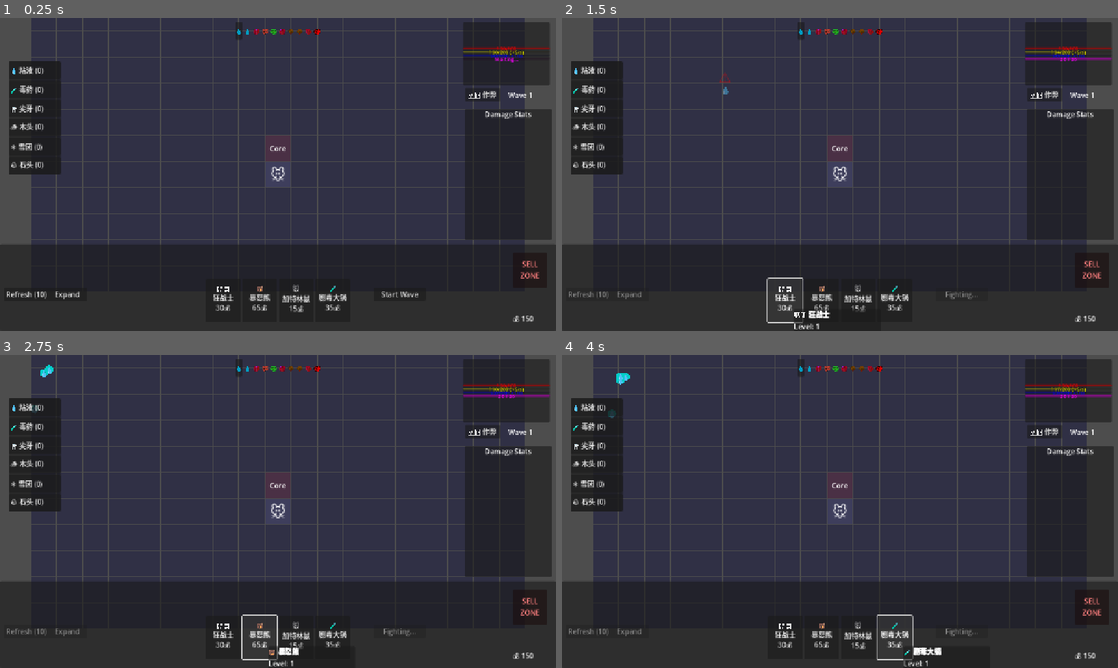
Above: before the commit, frames 1-4 (two rows, left to right).
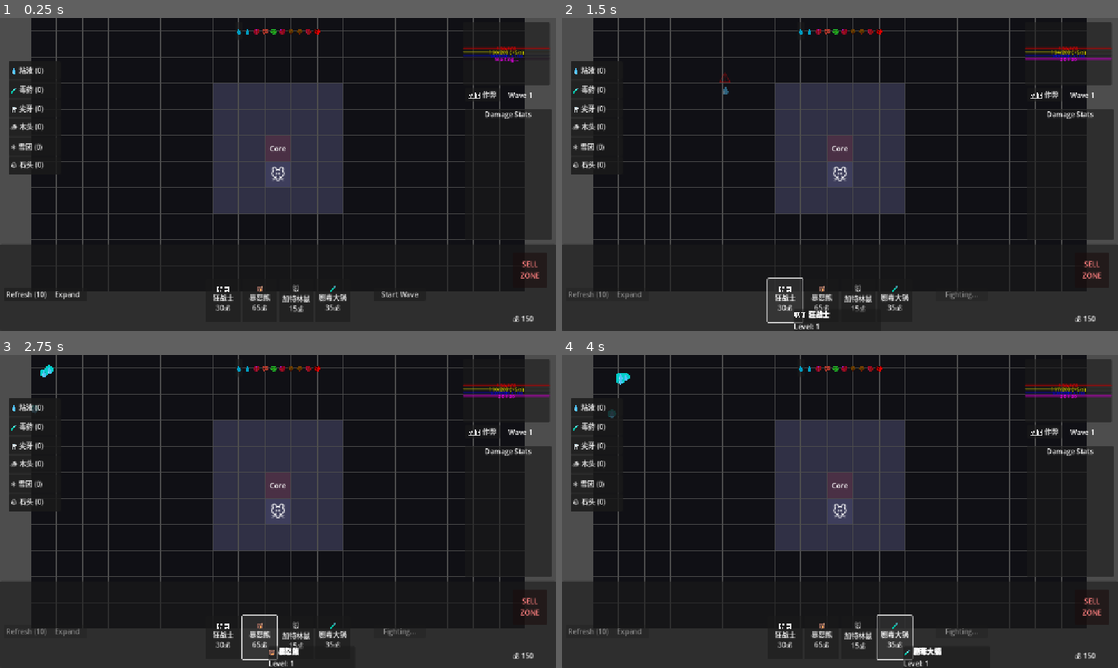
Above: after the commit, the same moments.

Repository: seekerzz/tower-html
Game: Godot game, scene res://src/Scenes/Game/MainGame.tscn
Two runs of this game, one before a commit and one after it. Both use one fixed random seed, a clock stepped at 60 frames per second and the inputs below. The project has no main scene, so this scene is started directly.
Inputs:
- Up to frame 1 (0.25 s): no input
- Up to frame 2 (1.5 s): click "Start Wave" at 0.5 s; click "🗡️ 狂战士 30💰" at 1.25 s
- Up to frame 3 (2.75 s): click "🐻 暴怒熊 65💰" at 2 s
- Up to frame 4 (4 s): click "🐭 加特林鼠 15💰" at 2.75 s; click "🧪 剧毒大锅 35💰" at 3.5 s

The runs differ from the first frame. In frame 1, 43% of the frame differs, in the area x 5-95%, y 0-73%; in frame 2, 43%; in frame 3, 43%; in frame 4, 43%.

Commit message:
Fix food drop logic on occupied tiles and update tile visuals
- Modified `src/Scripts/UI/TileDropHandler.gd`:
  - Updated `_can_drop_data` to check if `tile_ref.unit` is null.
  - Added exception to allow drop if `data` has `is_food` even if tile is occupied.
- Modified `src/Scripts/Tile.gd`:
  - Updated `update_visuals` to support `core_unlocked`, `core_locked`, and `wilderness` types.
  - Assigned specific colors and icons (lock emoji) for the new types.

Diff:
--- a/src/Scripts/Tile.gd
+++ b/src/Scripts/Tile.gd
@@ -24,10 +24,19 @@
 
 func update_visuals():
 	$ColorRect.color = Constants.COLORS.grid
+	$Label.text = ""
+
 	if type == "core":
 		$ColorRect.color = Color("#4a3045")
 		$Label.text = "Core"
-	else:
+	elif type == "core_unlocked":
+		$ColorRect.color = Color("#5a4055") # Brighter
+		$Label.text = ""
+	elif type == "core_locked":
+		$ColorRect.color = Color("#2a1015") # Darker
+		$Label.text = "🔒"
+	elif type == "wilderness":
+		$ColorRect.color = Color("#101015") # Very Dark
 		$Label.text = ""
 
 func set_highlight(active: bool):
--- a/src/Scripts/UI/TileDropHandler.gd
+++ b/src/Scripts/UI/TileDropHandler.gd
@@ -14,7 +14,12 @@
 	if GameManager.is_wave_active: return false
 
 	if data.source == "grid" or data.source == "bench":
-		return true
+		# Logic Fix: Allow drop if tile is empty, OR if data contains is_food
+		if tile_ref.unit == null:
+			return true
+		elif data.get("is_food", false):
+			return true
+
 	return false
 
 func _drop_data(at_position, data):
